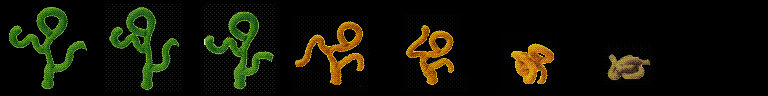
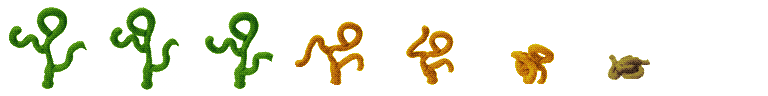
Comparing the layer stacks of the two 768 x 96 images. Changes:
painted on "Alive 1" over [9, 7, 87, 89]
painted on "Alive 2" over [106, 4, 181, 91]
painted on "Alive 3" over [204, 4, 276, 93]
painted on "Wilt 1" over [293, 16, 369, 93]
painted on "Wilt 2" over [404, 15, 467, 92]
painted on "Wilt 3" over [499, 33, 558, 92]
painted on "Dead" over [606, 46, 651, 85]
renamed "Layer 1" to "Background", hid it over [0, 0, 768, 96]
